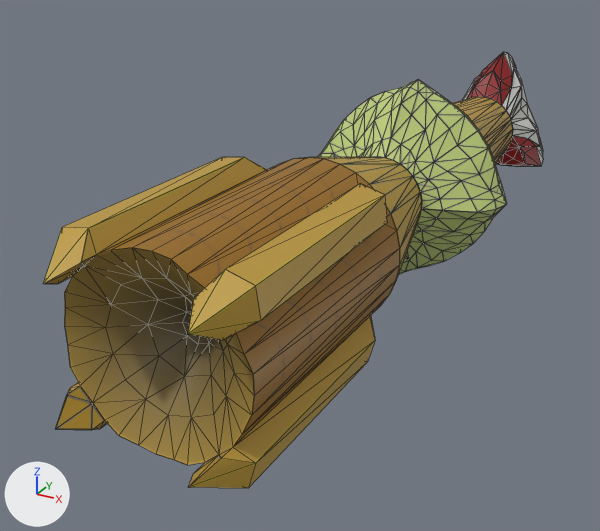
The Blender file vas_torp.blend, before and after one commit.
Both versions are drawn from a 50 mm camera at (3.64, -7.84, 3.26) aimed at (-1.01, 0.62, -0.97). The lights are fixed; the arrows at lower left show +X, +Y and +Z. Mesh edges are drawn as thin lines.

The first picture shows 'detail0'.
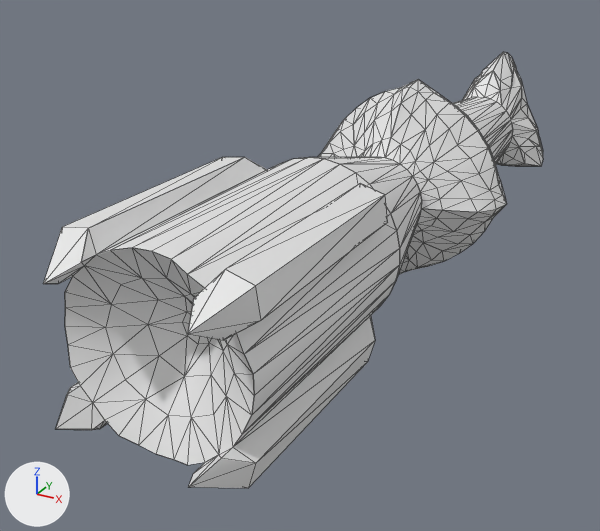
Boxes (x1, y1, x2, y2) around the edits, measured in the pictures (600 x 531 px):
'detail0', recoloured (brown to white)
    both: (43, 52, 543, 488)

The change in detail:
me_detail0 has 1203 vertices, 1077 faces and spans x -2.53..2.53, y -2.52..2.54, z -6.48..3.54.
me_detail0 no longer uses material mat_vas_torp (picture img_vas_torp).
